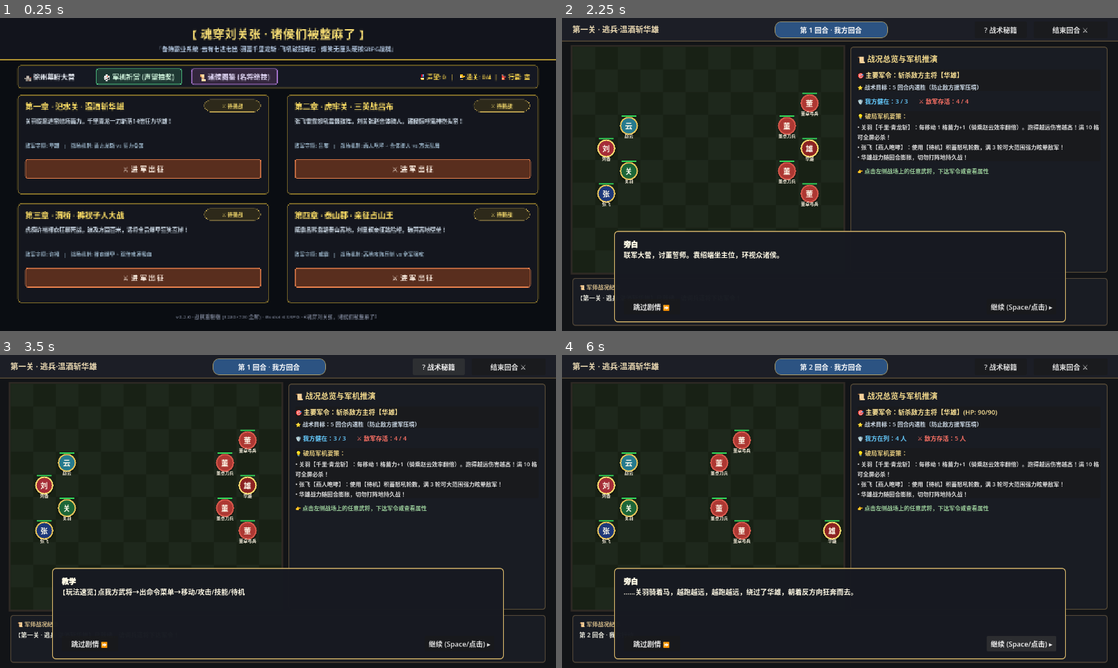
Above: before the commit, frames 1-4 (two rows, left to right).
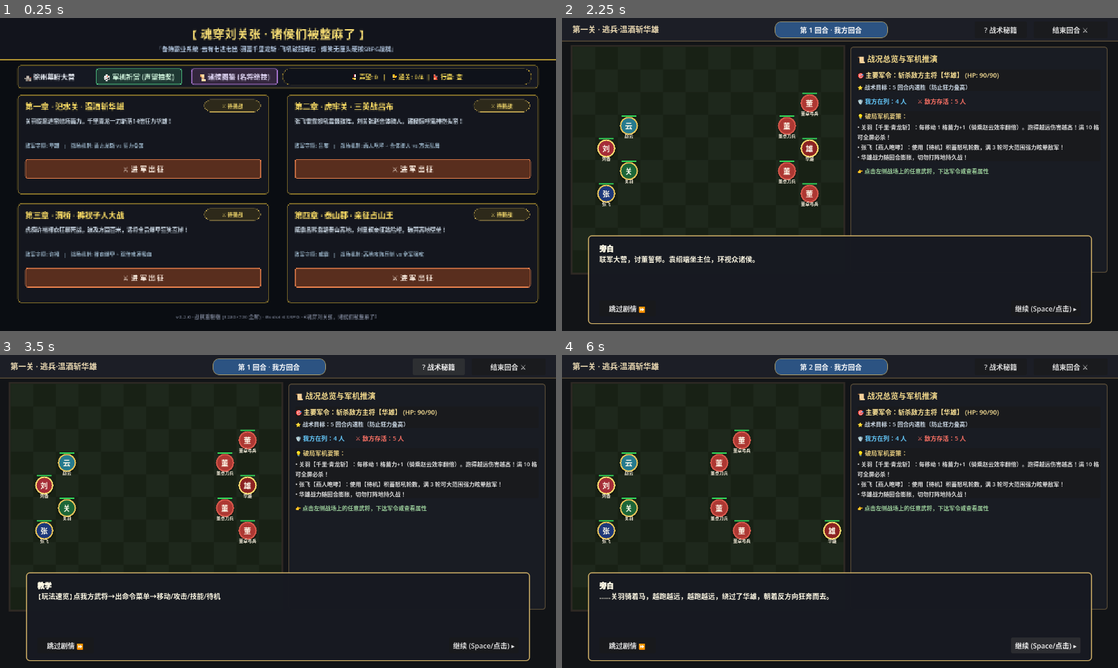
Above: after the commit, the same moments.

Repository: hulnglei1/liuguanzhang
Game: Godot game, scene res://scenes/main.tscn
Same seed, same stepped clock (60 frames per second), same inputs: the game is played once before the commit and once after it.
Inputs:
- Up to frame 1 (0.25 s): no input
- Up to frame 2 (2.25 s): click "🎲 军机祈赏 (声望抽奖)" at 0.5 s; click "🔙 返回主菜单" at 1.25 s; click "⚔️ 进 军 出 征" at 2 s
- Up to frame 3 (3.5 s): click "? 战术秘籍" at 2.75 s
- Up to frame 4 (6 s): click "跳过剧情 ⏩" at 3.5 s; click "结束回合 ⚔️" at 4.25 s; click "? 战术秘籍" at 5 s; click "继续 (Space/点击) ▸" at 5.75 s

The runs differ from the first frame. In frame 1, 0.5% of the frame differs, in the area x 50-96%, y 16-22%; in frame 2, 3.7%; in frame 3, 3.8%; in frame 4, 3.9%, in the area x 1-99%, y 17-99%.

Commit message:
fix(visual): polish UI layout, resolve dialog overlap, clamp float text, and update dynamic chapter HUD

Diff:
--- a/zcode项目/scenes/battle.tscn
+++ b/zcode项目/scenes/battle.tscn
@@ -122,16 +122,16 @@
 [node name="DialogBox" type="PanelContainer" parent="UI"]
 visible = false
 z_index = 100
-offset_left = 120.0
-offset_top = 490.0
-offset_right = 1160.0
-offset_bottom = 700.0
+offset_left = 60.0
+offset_top = 500.0
+offset_right = 1220.0
+offset_bottom = 704.0
 
 [node name="Margin" type="MarginContainer" parent="UI/DialogBox"]
 layout_mode = 2
-theme_override_constants/margin_left = 20
+theme_override_constants/margin_left = 24
 theme_override_constants/margin_top = 16
-theme_override_constants/margin_right = 20
+theme_override_constants/margin_right = 24
 theme_override_constants/margin_bottom = 16
 
 [node name="VBox" type="VBoxContainer" parent="UI/DialogBox/Margin"]
--- a/zcode项目/scripts/battle.gd
+++ b/zcode项目/scripts/battle.gd
@@ -52,6 +52,7 @@
 var dash_secondary_obj: Label
 var dash_player_count: Label
 var dash_enemy_count: Label
+var dash_tips_content: Label
 
 var dash_avatar_plate: Polygon2D
 var dash_avatar_text: Label
@@ -100,12 +101,23 @@
 	_apply_gear_bonuses()
 	_init_environment()
 	_ready_init_title()
+	_update_chapter_objectives()
+	_update_dashboard()
 	# 初次游玩教学 + 帮助按钮
 	if not _has_cleared_any_chapter():
 		_show_tutorial()
 	help_btn.pressed.connect(_show_help)
 	_show_open_dialog()
 	_update_hud()
+
+## 控制对话框与底栏互斥显隐（避免重叠覆盖）
+func _set_dialog_visible(is_vis: bool) -> void:
+	dialog_showing = is_vis
+	if dialog_box:
+		dialog_box.visible = is_vis
+	var bp = $UI/BottomPanel
+	if bp:
+		bp.visible = not is_vis
 
 ## 是否已通关过任意关（新人判断）
 func _has_cleared_any_chapter() -> bool:
@@ -122,8 +134,7 @@
 		{"speaker": "教学", "text": "拖太久敌人会变强！想赢=张飞咆哮控住 + 关羽满蓄力斩。"},
 	]
 	pending_dialog = t
-	dialog_showing = true
-	dialog_box.visible = true
+	_set_dialog_visible(true)
 	_show_next_dialog_line()
 
 ## 帮助说明（常驻「?」按钮）
@@ -135,8 +146,7 @@
 		{"speaker": "教学", "text": "【胜利】击杀敌方主将即过关，占郡得声望，回主城抽奖/看图鉴"},
 	]
 	pending_dialog = help
-	dialog_showing = true
-	dialog_box.visible = true
+	_set_dialog_visible(true)
 	_show_next_dialog_line()
 
 ## P0-1：读取背包装备/种子，应用到全局战斗加成（让抽奖真正生效）
@@ -360,6 +370,7 @@
 	tips_content.add_theme_font_size_override("font_size", 13)
 	tips_content.add_theme_color_override("font_color", Color(0.85, 0.85, 0.85))
 	tips_box.add_child(tips_content)
+	dash_tips_content = tips_content
 
 	var prompt_lbl := Label.new()
 	prompt_lbl.text = "👉 点击左侧战场上的任意武将，下达军令或查看属性"
@@ -373,124 +384,141 @@
 	dash_unit_view.visible = false
 	main_vbox.add_child(dash_unit_view)
 
-	var header_row := HBoxContainer.new()
-	header_row.add_theme_constant_override("separation", 12)
-	dash_unit_view.add_child(header_row)
-
-	var avatar_ctrl := Control.new()
-	avatar_ctrl.custom_minimum_size = Vector2(48, 48)
-	header_row.add_child(avatar_ctrl)
+	# 1. 头像徽章与姓名身份横排
+	var avatar_row := HBoxContainer.new()
+	avatar_row.add_theme_constant_override("separation", 14)
+	dash_unit_view.add_child(avatar_row)
+
+	var plate_root := Control.new()
+	plate_root.custom_minimum_size = Vector2(46, 46)
+	avatar_row.add_child(plate_root)
 
 	dash_avatar_plate = Polygon2D.new()
-	dash_avatar_plate.polygon = _make_circle_polygon(22.0, 16)
-	dash_avatar_plate.position = Vector2(24, 24)
-	dash_avatar_plate.color = Color(0.2, 0.5, 0.3)
-	avatar_ctrl.add_child(dash_avatar_plate)
+	dash_avatar_plate.polygon = _make_circle_polygon(22, 16)
+	dash_avatar_plate.position = Vector2(23, 23)
+	plate_root.add_child(dash_avatar_plate)
 
 	dash_avatar_text = Label.new()
-	dash_avatar_text.text = "关"
-	dash_avatar_text.position = Vector2(4, 4)
-	dash_avatar_text.size = Vector2(40, 40)
+	dash_avatar_text.set_anchors_preset(Control.PRESET_FULL_RECT)
 	dash_avatar_text.horizontal_alignment = HORIZONTAL_ALIGNMENT_CENTER
 	dash_avatar_text.vertical_alignment = VERTICAL_ALIGNMENT_CENTER
-	dash_avatar_text.add_theme_font_size_override("font_size", 20)
-	dash_avatar_text.add_theme_color_override("font_color", Color(1, 1, 1))
-	avatar_ctrl.add_child(dash_avatar_text)
-
-	var name_box := VBoxContainer.new()
-	name_box.add_theme_constant_override("separation", 2)
-	header_row.add_child(name_box)
+	dash_avatar_text.add_theme_font_size_override("font_size", 16)
+	dash_avatar_text.add_theme_color_override("font_color", Color(1, 0.98, 0.92))
+	plate_root.add_child(dash_avatar_text)
+
+	var title_box := VBoxContainer.new()
+	title_box.add_theme_constant_override("separation", 2)
+	avatar_row.add_child(title_box)
 
 	dash_name_text = Label.new()
-	dash_name_text.text = "关羽 [武圣 · 骑兵]"
-	dash_name_text.add_theme_font_size_override("font_size", 17)
-	dash_name_text.add_theme_color_override("font_color", Color(0.95, 0.85, 0.45))
-	name_box.add_child(dash_name_text)
+	dash_name_text.text = "武将名"
+	dash_name_text.add_theme_font_size_override("font_size", 16)
+	title_box.add_child(dash_name_text)
 
 	dash_status_text = Label.new()
-	dash_status_text.text = "我方主力 · ● 待命中"
+	dash_status_text.text = "部队状态"
 	dash_status_text.add_theme_font_size_override("font_size", 12)
-	dash_status_text.add_theme_color_override("font_color", Color(0.4, 0.9, 0.5))
-	name_box.add_child(dash_status_text)
-
-	var hp_vbox := VBoxContainer.new()
-	hp_vbox.add_theme_constant_override("separation", 3)
-	dash_unit_view.add_child(hp_vbox)
+	title_box.add_child(dash_status_text)
+
+	# 2. 生命值状态条 (带数值)
+	var hp_box := VBoxContainer.new()
+	hp_box.add_theme_constant_override("separation", 3)
+	dash_unit_view.add_child(hp_box)
 
 	dash_hp_text = Label.new()
-	dash_hp_text.text = "生命值: 450 / 450"
-	dash_hp_text.add_theme_font_size_override("font_size", 13)
-	dash_hp_text.add_theme_color_override("font_color", Color(0.9, 0.9, 0.9))
-	hp_vbox.add_child(dash_hp_text)
+	dash_hp_text.text = "生命值: 100 / 100"
+	dash_hp_text.add_theme_font_size_override("font_size", 12)
+	dash_hp_text.add_theme_color_override("font_color", Color(0.85, 0.9, 0.85))
+	hp_box.add_child(dash_hp_text)
 
 	dash_hp_bar = ProgressBar.new()
-	dash_hp_bar.custom_minimum_size = Vector2(0, 12)
-	dash_hp_bar.max_value = 100
-	dash_hp_bar.value = 100
+	dash_hp_bar.custom_minimum_size = Vector2(0, 10)
 	dash_hp_bar.show_percentage = false
 	var hp_fill_style := StyleBoxFlat.new()
-	hp_fill_style.bg_color = Color(0.22, 0.85, 0.40)
+	hp_fill_style.bg_color = Color(0.2, 0.82, 0.38)
 	hp_fill_style.set_corner_radius_all(3)
 	var hp_bg_style := StyleBoxFlat.new()
 	hp_bg_style.bg_color = Color(0.15, 0.16, 0.18)
 	hp_bg_style.set_corner_radius_all(3)
 	dash_hp_bar.add_theme_stylebox_override("fill", hp_fill_style)
 	dash_hp_bar.add_theme_stylebox_override("background", hp_bg_style)
-	hp_vbox.add_child(dash_hp_bar)
+	hp_box.add_child(dash_hp_bar)
+
+	# 3. 四维属性面板 (攻/防/移/射)
+	var stat_panel := PanelContainer.new()
+	var stat_sb := StyleBoxFlat.new()
+	stat_sb.bg_color = Color(0.08, 0.09, 0.11, 0.8)
+	stat_sb.border_color = Color(0.25, 0.25, 0.3, 0.5)
+	stat_sb.set_border_width_all(1)
+	stat_sb.set_corner_radius_all(4)
+	stat_sb.content_margin_left = 10
+	stat_sb.content_margin_right = 10
+	stat_sb.content_margin_top = 8
+	stat_sb.content_margin_bottom = 8
+	stat_panel.add_theme_stylebox_override("panel", stat_sb)
+	dash_unit_view.add_child(stat_panel)
 
 	var stat_grid := GridContainer.new()
 	stat_grid.columns = 2
 	stat_grid.add_theme_constant_override("h_separation", 20)
-	stat_grid.add_theme_constant_override("v_separation", 4)
-	dash_unit_view.add_child(stat_grid)
+	stat_grid.add_theme_constant_override("v_separation", 6)
+	stat_panel.add_child(stat_grid)
 
 	dash_stat_atk = Label.new()
-	dash_stat_atk.text = "⚔️ 攻击力: 30"
+	dash_stat_atk.text = "⚔️ 攻击: 20"
 	dash_stat_atk.add_theme_font_size_override("font_size", 13)
 	stat_grid.add_child(dash_stat_atk)
 
 	dash_stat_def = Label.new()
-	dash_stat_def.text = "🛡️ 防御力: 12"
+	dash_stat_def.text = "🛡️ 防御: 10"
 	dash_stat_def.add_theme_font_size_override("font_size", 13)
 	stat_grid.add_child(dash_stat_def)
 
 	dash_stat_mov = Label.new()
-	dash_stat_mov.text = "👟 移动力: 6 格"
+	dash_stat_mov.text = "👟 移动: 4 格"
 	dash_stat_mov.add_theme_font_size_override("font_size", 13)
 	stat_grid.add_child(dash_stat_mov)
 
 	dash_stat_rng = Label.new()
-	dash_stat_rng.text = "🎯 射  程: 1 格"
+	dash_stat_rng.text = "🎯 射程: 1 格"
 	dash_stat_rng.add_theme_font_size_override("font_size", 13)
 	stat_grid.add_child(dash_stat_rng)
 
+	# 4. 专属机制卡片 (关羽龙斩蓄力 / 吕布方天段数 / 张飞咆哮 / 许褚爆甲 / 臧霸高地)
 	dash_gimmick_box = PanelContainer.new()
+	var gim_sb := StyleBoxFlat.new()
+	gim_sb.bg_color = Color(0.12, 0.13, 0.17, 0.95)
+	gim_sb.border_color = Color(0.7, 0.55, 0.25, 0.8)
+	gim_sb.set_border_width_all(1)
+	gim_sb.set_corner_radius_all(6)
+	gim_sb.content_margin_left = 10
+	gim_sb.content_margin_right = 10
+	gim_sb.content_margin_top = 8
+	gim_sb.content_margin_bottom = 8
+	dash_gimmick_box.add_theme_stylebox_override("panel", gim_sb)
 	dash_unit_view.add_child(dash_gimmick_box)
 
 	var gim_box := VBoxContainer.new()
-	gim_box.add_theme_constant_override("separation", 3)
+	gim_box.add_theme_constant_override("separation", 4)
 	dash_gimmick_box.add_child(gim_box)
 
 	dash_gimmick_title = Label.new()
-	dash_gimmick_title.text = "🐉 千里青龙势"
-	dash_gimmick_title.add_theme_font_size_override("font_size", 14)
-	dash_gimmick_title.add_theme_color_override("font_color", Color(0.3, 1.0, 0.6))
+	dash_gimmick_title.text = "✨ 专属战技机制"
+	dash_gimmick_title.add_theme_font_size_override("font_size", 13)
+	dash_gimmick_title.add_theme_color_override("font_color", Color(0.95, 0.8, 0.4))
 	gim_box.add_child(dash_gimmick_title)
 
 	dash_gimmick_desc = Label.new()
-	dash_gimmick_desc.text = "蓄力 0/10 格\n跑得越远斩得越狠！"
+	dash_gimmick_desc.text = "机制说明文本..."
 	dash_gimmick_desc.autowrap_mode = TextServer.AUTOWRAP_WORD_SMART
 	dash_gimmick_desc.add_theme_font_size_override("font_size", 12)
-	dash_gimmick_desc.add_theme_color_override("font_color", Color(0.8, 0.9, 0.8))
 	gim_box.add_child(dash_gimmick_desc)
 
 	dash_gimmick_bar = ProgressBar.new()
 	dash_gimmick_bar.custom_minimum_size = Vector2(0, 8)
-	dash_gimmick_bar.max_value = 100
-	dash_gimmick_bar.value = 0
 	dash_gimmick_bar.show_percentage = false
 	var gim_fill_style := StyleBoxFlat.new()
-	gim_fill_style.bg_color = Color(0.3, 1.0, 0.6)
+	gim_fill_style.bg_color = Color(0.85, 0.65, 0.25)
 	gim_fill_style.set_corner_radius_all(2)
 	var gim_bg_style := StyleBoxFlat.new()
 	gim_bg_style.bg_color = Color(0.15, 0.16, 0.18)
@@ -498,6 +526,40 @@
 	dash_gimmick_bar.add_theme_stylebox_override("fill", gim_fill_style)
 	dash_gimmick_bar.add_theme_stylebox_override("background", gim_bg_style)
 	gim_box.add_child(dash_gimmick_bar)
+
+## 动态按章节设置主要军令、战术目标与军机要策
+func _update_chapter_objectives() -> void:
+	if dash_primary_obj == null or dash_secondary_obj == null or dash_tips_content == null:
+		return
+	var commander := _enemy_commander()
+	var c_name := commander.name if commander else "敌方主将"
+	var c_hp_str := " (HP: %d/%d)" % [commander.hp, commander.max_hp] if (commander and commander.alive) else ""
+
+	if commander and not commander.alive:
+		dash_primary_obj.text = "🎉 敌将已被击溃！大获全胜！"
+		return
+
+	match chapter_id:
+		"chapter1":
+			dash_primary_obj.text = "🎯 主要军令：斩杀敌方主将【%s】%s" % [c_name, c_hp_str]
+			dash_secondary_obj.text = "⭐ 战术目标：5 回合内速胜（防止狂力叠高）"
+			dash_tips_content.text = "• 关羽【千里·青龙斩】：每移动 1 格蓄力+1（骑乘赵云效率翻倍）。跑得越远伤害越高！满 10 格可全屏必杀！\n• 张飞【燕人咆哮】：使用【待机】积蓄怒吼轮数，满 3 轮可大范围强力眩晕敌军！\n• 华雄战力随回合膨胀，切勿打阵地持久战！"
+		"chapter2":
+			dash_primary_obj.text = "🎯 主要军令：击退天下无双【%s】%s" % [c_name, c_hp_str]
+			dash_secondary_obj.text = "⭐ 战术目标：打断方天连击，击破鬼神神话"
+			dash_tips_content.text = "• 吕布【鬼神方天】：连击跨回合保留，第 3 击伤害翻 3 倍！\n• 张飞【燕人咆哮】：必须在吕布出第 3 击前将其眩晕，强行打断连击！\n• 关羽合体赵云超远位移，可迅速切入战场合围吕布！"
+		"chapter3":
+			dash_primary_obj.text = "🎯 主要军令：降伏虎痴【%s】%s" % [c_name, c_hp_str]
+			dash_secondary_obj.text = "⭐ 战术目标：全员爆甲狂笑互搏，集火克敌"
+			dash_tips_content.text = "• 许褚【裸衣死战】：半血后爆甲降低 50% 防御，但获得双倍攻速与吸血！\n• 爆甲波及全场，我方防御同样骤降，必须迅速集火秒杀！\n• 活用行囊【大黄丹】AOE 或远距离战法，避免与裸衣许褚近身拼刀！"
+		"chapter4":
+			dash_primary_obj.text = "🎯 主要军令：扫平泰山盘踞【%s】%s" % [c_name, c_hp_str]
+			dash_secondary_obj.text = "⭐ 战术目标：夺取险峰高地，破其坚垒"
+			dash_tips_content.text = "• 臧霸【占山为王】：身处棕黄高地格攻防额外提升 30%！\n• 刘皇叔亲征踏险峰，可抢先占领高地或引诱臧霸下山！\n• 高地单位对我方有压制优势，切忌在低洼处迎击！"
+		_:
+			dash_primary_obj.text = "🎯 主要军令：斩杀敌方主将【%s】%s" % [c_name, c_hp_str]
+			dash_secondary_obj.text = "⭐ 战术目标：全歼敌军或斩首敌将"
+			dash_tips_content.text = "• 活用走位与技能配合，取得战役胜利！"
 
 func _update_dashboard() -> void:
 	if dash_overview == null or dash_unit_view == null:
@@ -508,11 +570,7 @@
 		dash_unit_view.visible = false
 		dash_player_count.text = "🛡️ 我方在列：%d 人" % _camp_units("player").size()
 		dash_enemy_count.text = "⚔️ 敌方存活：%d 人" % _camp_units("enemy").size()
-		var commander := _enemy_commander()
-		if commander and commander.alive:
-			dash_primary_obj.text = "🎯 主要军令：斩杀敌方主将【%s】(HP: %d/%d)" % [commander.name, commander.hp, commander.max_hp]
-		else:
-			dash_primary_obj.text = "🎉 敌将已被击溃！大获全胜！"
+		_update_chapter_objectives()
 		return
 
 	dash_overview.visible = false
@@ -1418,7 +1476,11 @@
 	lbl.add_theme_color_override("font_outline_color", Color(0.04, 0.04, 0.05, 0.95))
 	var font_sz := 24 if is_crit else 16
 	lbl.add_theme_font_size_override("font_size", font_sz)
-	lbl.position = _cell_to_px(cell) + Vector2(-36, -30)
+	var px := _cell_to_px(cell)
+	var text_w := float(text.length()) * (float(font_sz) * 0.95)
+	var target_x := px.x - text_w * 0.5
+	target_x = clampf(target_x, 30.0, max(30.0, 630.0 - text_w))
+	lbl.position = Vector2(target_x, px.y - 32.0)
 	lbl.z_index = 55
 	unit_root.add_child(lbl)
 	var tw := create_tween()
@@ -1870,14 +1932,12 @@
 	if not dialogs.has(actual_key):
 		return
 	pending_dialog = dialogs[actual_key].duplicate()
-	dialog_showing = true
-	dialog_box.visible = true
+	_set_dialog_visible(true)
 	_show_next_dialog_line()
 
 func _show_next_dialog_line() -> void:
 	if pending_dialog.size() == 0:
-		dialog_showing = false
-		dialog_box.visible = false
+		_set_dialog_visible(false)
 		return
 	var line: Dictionary = pending_dialog.pop_front()
 	var speaker: String = line.get("speaker", "")
@@ -1889,16 +1949,14 @@
 	if pending_dialog.size() > 0:
 		_show_next_dialog_line()
 	else:
-		dialog_showing = false
-		dialog_box.visible = false
+		_set_dialog_visible(false)
 		# 对话结束后：若是胜利对话，进入结算
 		if win_dialog_played:
 			_go_to_result()
 
 func _on_dialog_skip_pressed() -> void:
 	pending_dialog.clear()
-	dialog_showing = false
-	dialog_box.visible = false
+	_set_dialog_visible(false)
 	if win_dialog_played:
 		_go_to_result()
 
@@ -1913,8 +1971,6 @@
 	input_mode = InputMode.NONE
 	selected_id = ""
 	_clear_overlay()
-	command_menu.visible = false
-	_clear_command_menu()
 	_update_dashboard()
 
 func _clear_overlay() -> void:
@@ -1947,6 +2003,8 @@
 	return false
 
 func _show_win_dialog() -> void:
+	if win_dialog_played:
+		return
 	win_dialog_played = true
 	_play_dialog(chapter_id + "_win")
 
@@ -1976,33 +2034,55 @@
 	_show_result_panel(title_text, body, nxt)
 
 func _show_result_panel(title_text: String, body: String, nxt: String) -> void:
-	# 若无面板则构建
 	if result_panel == null:
 		_build_result_panel()
+	var mask := $UI.get_node_or_null("ResultMask")
+	if mask:
+		mask.visible = true
 	result_title.text = title_text
 	result_body.text = body
 	result_next.visible = nxt != ""
 	result_next.disabled = nxt == ""
-	result_next.text = "下一关" if nxt != "" else "无下一关"
+	result_next.text = "奔赴下一关 ⚔️" if nxt != "" else "大业告成 🏆"
 	result_panel.visible = true
 
 ## 用代码构建结算面板（避免 tscn 布局解析问题）
 func _build_result_panel() -> void:
+	var mask := ColorRect.new()
+	mask.name = "ResultMask"
+	mask.visible = false
+	mask.color = Color(0.03, 0.04, 0.06, 0.75)
+	mask.set_anchors_preset(Control.PRESET_FULL_RECT)
+	mask.z_index = 110
+	$UI.add_child(mask)
+
 	var panel := PanelContainer.new()
 	panel.visible = false
-	panel.position = Vector2(340, 160)
-	panel.size = Vector2(600, 400)
+	panel.position = Vector2(340, 140)
+	panel.size = Vector2(600, 420)
+	panel.z_index = 120
+	var sb := StyleBoxFlat.new()
+	sb.bg_color = Color(0.08, 0.09, 0.13, 0.98)
+	sb.border_color = Color(0.9, 0.78, 0.35, 1.0)
+	sb.set_border_width_all(3)
+	sb.set_corner_radius_all(14)
+	sb.content_margin_left = 28
+	sb.content_margin_right = 28
+	sb.content_margin_top = 24
+	sb.content_margin_bottom = 24
+	panel.add_theme_stylebox_override("panel", sb)
 	$UI.add_child(panel)
 	result_panel = panel
 
 	var vbox := VBoxContainer.new()
 	vbox.set_anchors_preset(Control.PRESET_FULL_RECT)
-	vbox.add_theme_constant_override("separation", 14)
+	vbox.add_theme_constant_override("separation", 20)
 	panel.add_child(vbox)
 
 	var title := Label.new()
 	title.horizontal_alignment = HORIZONTAL_ALIGNMENT_CENTER
 	title.add_theme_font_size_override("font_size", 28)
+	title.add_theme_color_override("font_color", Color(0.98, 0.85, 0.3))
 	vbox.add_child(title)
 	result_title = title
 
@@ -2010,24 +2090,39 @@
 	body.horizontal_alignment = HORIZONTAL_ALIGNMENT_CENTER
 	body.autowrap_mode = TextServer.AUTOWRAP_WORD_SMART
 	body.add_theme_font_size_override("font_size", 18)
+	body.add_theme_color_override("font_color", Color(0.9, 0.95, 0.9))
 	vbox.add_child(body)
 	result_body = body
 
 	var row := HBoxContainer.new()
 	row.alignment = BoxContainer.ALIGNMENT_CENTER
-	row.add_theme_constant_override("separation", 20)
+	row.add_theme_constant_override("separation", 24)
 	vbox.add_child(row)
 
 	var next := Button.new()
-	next.custom_minimum_size = Vector2(150, 50)
-	next.text = "下一关"
+	next.custom_minimum_size = Vector2(180, 52)
+	next.text = "奔赴下一关 ⚔️"
+	var btn_next_sb := StyleBoxFlat.new()
+	btn_next_sb.bg_color = Color(0.18, 0.45, 0.25)
+	btn_next_sb.border_color = Color(0.35, 0.85, 0.45)
+	btn_next_sb.set_border_width_all(2)
+	btn_next_sb.set_corner_radius_all(8)
+	next.add_theme_stylebox_override("normal", btn_next_sb)
+	next.add_theme_font_size_override("font_size", 16)
 	next.pressed.connect(_on_result_next)
 	row.add_child(next)
 	result_next = next
 
 	var home := Button.new()
-	home.custom_minimum_size = Vector2(150, 50)
-	home.text = "返回主城"
+	home.custom_minimum_size = Vector2(160, 52)
+	home.text = "返回主城 🏰"
+	var btn_home_sb := StyleBoxFlat.new()
+	btn_home_sb.bg_color = Color(0.2, 0.22, 0.28)
+	btn_home_sb.border_color = Color(0.5, 0.55, 0.65)
+	btn_home_sb.set_border_width_all(2)
+	btn_home_sb.set_corner_radius_all(8)
+	home.add_theme_stylebox_override("normal", btn_home_sb)
+	home.add_theme_font_size_override("font_size", 16)
 	home.pressed.connect(_on_result_home)
 	row.add_child(home)
 	result_home = home
--- a/zcode项目/scripts/lottery_ui.gd
+++ b/zcode项目/scripts/lottery_ui.gd
@@ -310,10 +310,15 @@
 		label_result.text = "【🌿 神农赐福！】获得：%s\n%s\n（现已持有 ×%d）" % [
 			draw.item.get("name", ""), draw.item.get("desc", ""), inv_cnt
 		]
+		label_result.add_theme_color_override("font_color", Color(0.4, 1.0, 0.6))
 		_celebration(Color(0.4, 0.9, 0.5, 0.4))
 	else:
 		label_result.text = "❌ " + str(draw.get("reason", "抽奖失败"))
+		label_result.add_theme_color_override("font_color", Color(1.0, 0.4, 0.4))
 	_refresh()
+
+func _on_draw_seed() -> void:
+	_on_seed()
 
 func _on_weapon() -> void:
 	var p: int = int(save.get("prestige", 0))
@@ -325,11 +330,16 @@
 		label_result.text = "【⚔️ 宝库出世！】获得：%s\n%s\n（现已持有 ×%d）" % [
 			draw.item.get("name", ""), draw.item.get("desc", ""), inv_cnt
 		]
+		label_result.add_theme_color_override("font_color", Color(1.0, 0.88, 0.35))
 		_celebration(Color(1.0, 0.4, 0.3, 0.45))
 		_celebration_shake()
 	else:
 		label_result.text = "❌ " + str(draw.get("reason", "抽奖失败"))
+		label_result.add_theme_color_override("font_color", Color(1.0, 0.4, 0.4))
 	_refresh()
+
+func _on_draw_weapon() -> void:
+	_on_weapon()
 
 ## 抽中金光演出：全屏光芒 + 结果弹跳
 func _celebration(glow_color: Color) -> void:
--- a/zcode项目/scripts/main.gd
+++ b/zcode项目/scripts/main.gd
@@ -142,16 +142,21 @@
 	btn_gallery.pressed.connect(_go_gallery)
 	nav_panel.add_child(btn_gallery)
 
-	# 右侧声望与通关信息
+	# 右侧声望与通关信息徽章胶囊
+	var status_badge := Panel.new()
+	status_badge.position = Vector2(610, 8)
+	status_badge.size = Vector2(574, 38)
+	status_badge.add_theme_stylebox_override("panel", _create_box_style(Color(0.06, 0.07, 0.10, 0.95), Color(0.83, 0.69, 0.22, 0.5), 18, 1))
+	nav_panel.add_child(status_badge)
+
 	label_status = Label.new()
 	label_status.text = _format_status_text()
-	label_status.horizontal_alignment = HORIZONTAL_ALIGNMENT_RIGHT
+	label_status.horizontal_alignment = HORIZONTAL_ALIGNMENT_CENTER
 	label_status.vertical_alignment = VERTICAL_ALIGNMENT_CENTER
 	label_status.add_theme_font_size_override("font_size", 14)
-	label_status.add_theme_color_override("font_color", Color(1.0, 0.85, 0.3))
-	label_status.position = Vector2(610, 12)
-	label_status.size = Vector2(570, 30)
-	nav_panel.add_child(label_status)
+	label_status.add_theme_color_override("font_color", Color(1.0, 0.88, 0.35))
+	label_status.set_anchors_preset(Control.PRESET_FULL_RECT)
+	status_badge.add_child(label_status)
 
 	# 3. 四大章节战役卡片 (2行 x 2列，每张卡片 580 x 230)
 	var cleared_chapters: Array = save.get("chapters", [])
--- a/zcode项目/tests/capture_visual_showcase.gd
+++ b/zcode项目/tests/capture_visual_showcase.gd
@@ -8,7 +8,18 @@
 	print("[CAPTURE] 启动全流程高清画质截图捕获...")
 	var save := SaveCore.load_state()
 	save["chapters"] = ["chapter1", "chapter2", "chapter3", "chapter4"]
-	save["prestige"] = 8000
+	save["prestige"] = 9000
+	save["collection"] = {
+		"warrior_liubei": true, "warrior_guanyu": true, "warrior_zhangfei": true,
+		"warrior_zhaoyun": true, "warrior_huaxiong": true, "warrior_lubu": true,
+		"warrior_xuchu": true, "warrior_caocao": true,
+		"skill_dragon_slash": true, "skill_roar": true, "skill_seven_dash": true,
+		"skill_lubu_fangtian": true, "skill_naked_armor": true,
+		"scene_wenjiu_huaxiong": true, "scene_sanying_lubu": true, "scene_naked_battle": true
+	}
+	save["inventory"] = {
+		"corn": 2, "sweet_potato": 1, "dahuangdan": 1, "bracer": 1
+	}
 	SaveCore.save_state(save)
 	change_scene_to_file("res://scenes/main.tscn")
 	_run_captures()
@@ -59,11 +70,11 @@
 	BattleScript.chapter_id = "chapter1"
 	change_scene_to_file("res://scenes/battle.tscn")
 	await _wait(1.2)
-	# 截对白
+	# 截取开局剧情对白
 	await _snap("05_battle_dialog.png")
-	# 跳过对白
-	while current_scene and current_scene.dialog_showing and current_scene.pending_dialog.size() > 0:
-		current_scene._on_dialog_btn_pressed()
+	# 跳过开场对白，展现纯净棋盘与军师战况纪要
+	if current_scene.has_method("_on_dialog_skip_pressed"):
+		current_scene._on_dialog_skip_pressed()
 	await _wait(0.6)
 
 	# 关羽合体骑赵云 + 冲锋
@@ -80,11 +91,11 @@
 	current_scene._do_skill(Vector2i(10, 4))
 	await _wait(0.3)
 	await _snap("07_dragon_slash_vfx.png")
-	await _wait(1.2)
+	await _wait(1.0)
 
-	# 胜利结算
-	while current_scene and current_scene.dialog_showing and current_scene.pending_dialog.size() > 0:
-		current_scene._on_dialog_btn_pressed()
+	# 击杀后跳过胜利对话，弹出高质感胜利结算面板
+	if current_scene.has_method("_on_dialog_skip_pressed"):
+		current_scene._on_dialog_skip_pressed()
 	await _wait(0.8)
 	await _snap("08_victory_settlement.png")
 
@@ -92,8 +103,8 @@
 	BattleScript.chapter_id = "chapter2"
 	change_scene_to_file("res://scenes/battle.tscn")
 	await _wait(1.0)
-	while current_scene and current_scene.dialog_showing and current_scene.pending_dialog.size() > 0:
-		current_scene._on_dialog_btn_pressed()
+	if current_scene.has_method("_on_dialog_skip_pressed"):
+		current_scene._on_dialog_skip_pressed()
 	await _wait(0.5)
 	var lubu = current_scene._unit_by_id("lubu")
 	if lubu:
